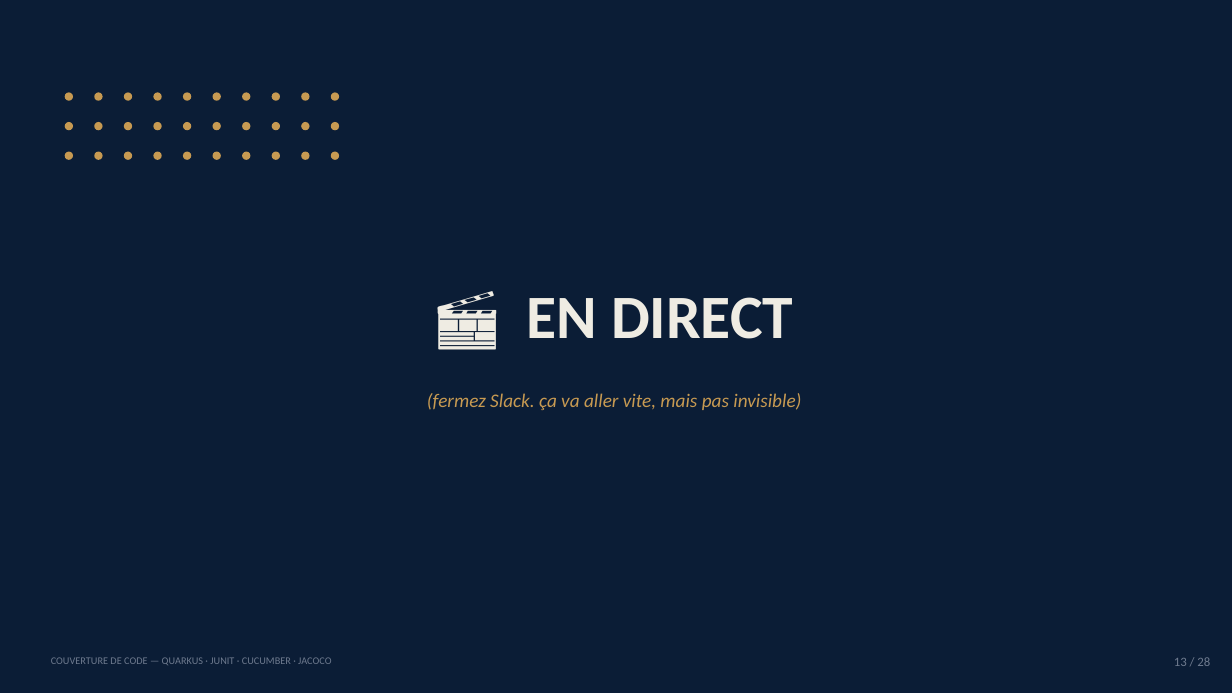
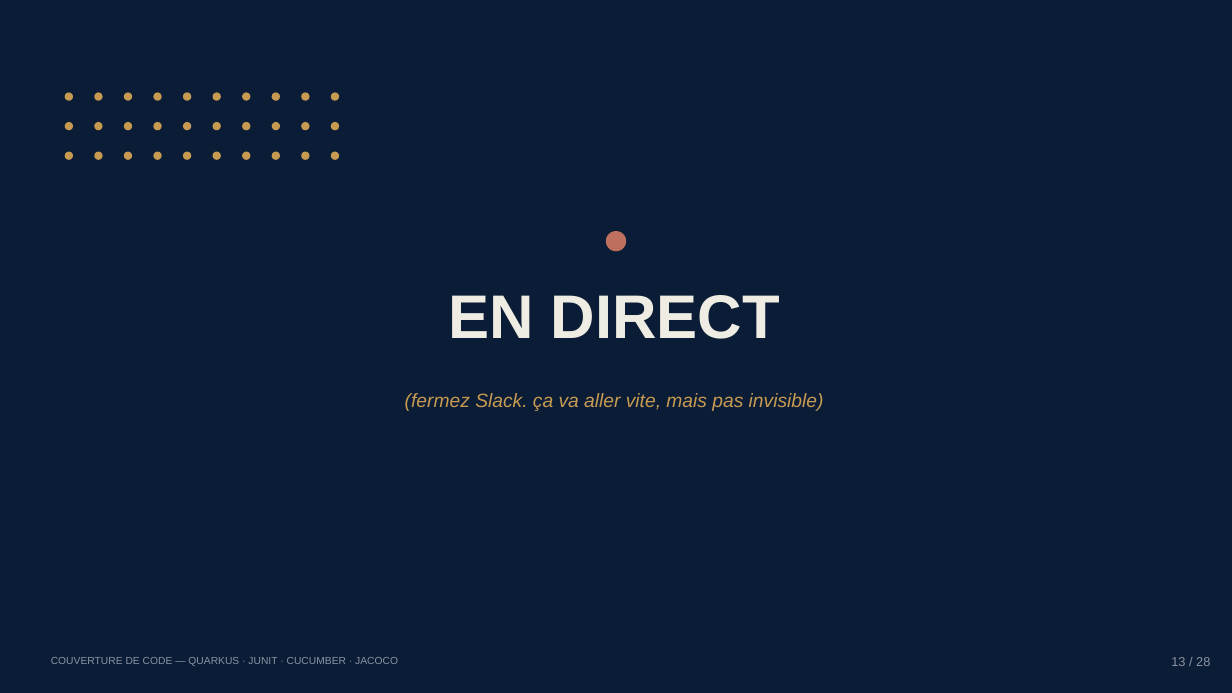
Before and after one commit to sidevconcept/couverture-junit-cucumber-jacoco, a slide deck: slide 13 of presentation/couverture-code-conference.pptx. Drawn at 1232x693 pixels with LibreOffice and Linux fonts; fonts in the diff are those of the drawing. Boxes give left, top, right and bottom in pixels: in the first picture for what was removed or moved away, otherwise in the second. Text is boxed around its words. In the diff, an @@ line names an element or a change of style, - is before the commit and + after.

```diff
--- a/presentation/couverture-code-conference.pptx
+++ b/presentation/couverture-code-conference.pptx
@@ ellipse added at (x1=606, y1=231, x2=627, y2=251), fill #BF6F5D @@
@@ text at (x1=448, y1=295, x2=780, y2=339): text changed; font Calibri to Arial @@
-🎬 EN DIRECT
+EN DIRECT
@@ text "(fermez Slack. ça va aller ..." at (x1=405, y1=393, x2=824, y2=411): font Calibri to Arial @@
@@ text "COUVERTURE DE CODE — QUARKUS ..." at (x1=51, y1=657, x2=398, y2=666): font Calibri to Arial, text colour #6E7A8E to #8B93A1 @@
@@ text "13 / 28" at (x1=1171, y1=657, x2=1210, y2=666): font Calibri to Arial, text colour #6E7A8E to #8B93A1 @@
```
Also in this commit, not shown: 27 other slides changed, 4 other files.
